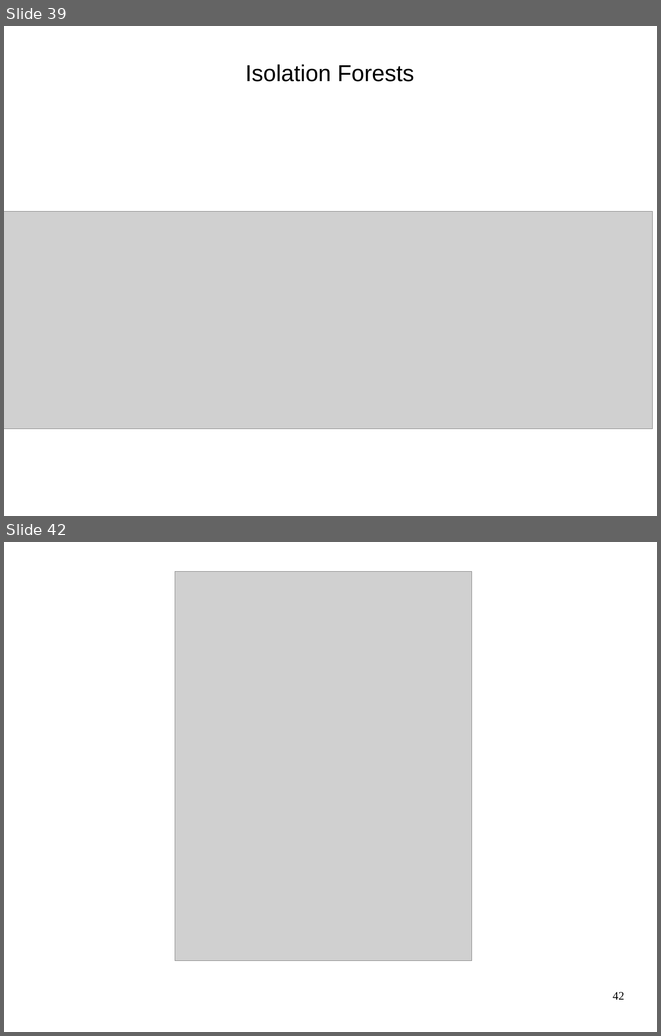
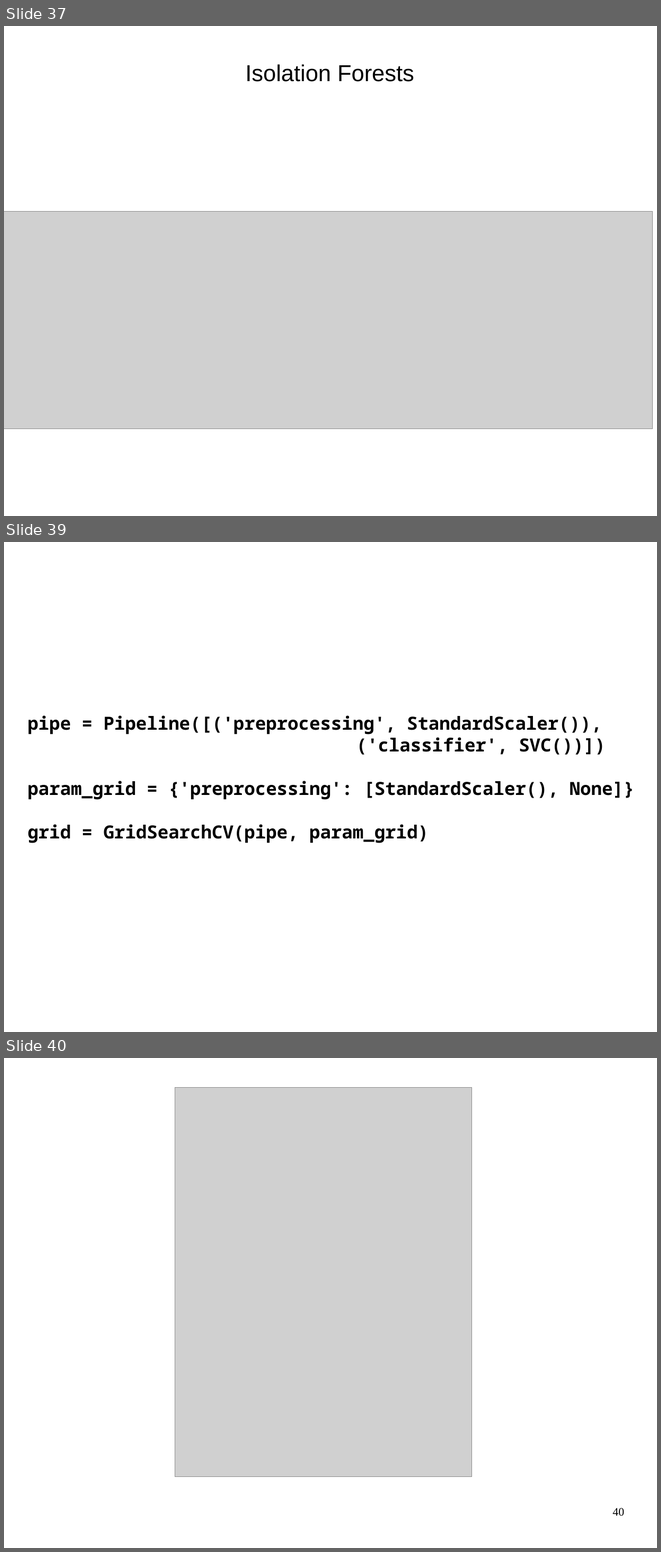
Before and after one commit to amueller/talks_odt, a slide deck: pycon_india_keynote.odp. Shown one above the other, each under a label of ours: slides 39 and 42 before the commit, slides 37, 39 and 40 after it; the slides between them are not shown. The pictures are 661x1036 and 661x1552 pixels, drawn with LibreOffice and Linux fonts; fonts in the diff are those of the drawing; grey boxes stand for pictures. Boxes give left, top, right and bottom in pixels: in the first picture for what was removed or moved away, otherwise in the second. Text is boxed around its words. In the diff, an @@ line names an element or a change of style, - is before the commit and + after.

```diff
--- a/pycon_india_keynote.odp
+++ b/pycon_india_keynote.odp
@@ slide 39 added at bbox=[4, 542, 657, 1032], background #FFFFFF @@
@@ text added at bbox=[28, 715, 635, 843], 22 pt, text #000000, bold @@
+pipe = Pipeline([('preprocessing', StandardScaler()),
+('classifier', SVC())])
+param_grid = {'preprocessing': [StandardScaler(), None]}
+grid = GridSearchCV(pipe, param_grid)
@@ what was slide 39 is now slide 37 @@
@@ what was slide 42 is now slide 40 @@
@@ page number at bbox=[612, 1507, 624, 1516]: text changed @@
-42
+40
```
Also in this commit, not shown: 1 slide changed, 7 other slides added, 10 slides removed.
